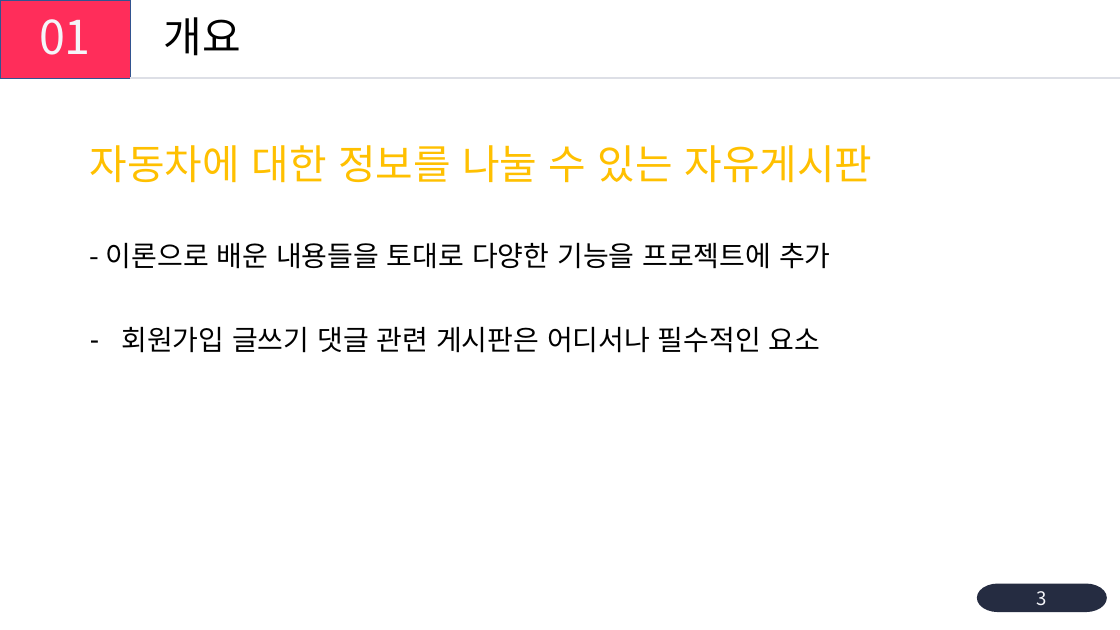
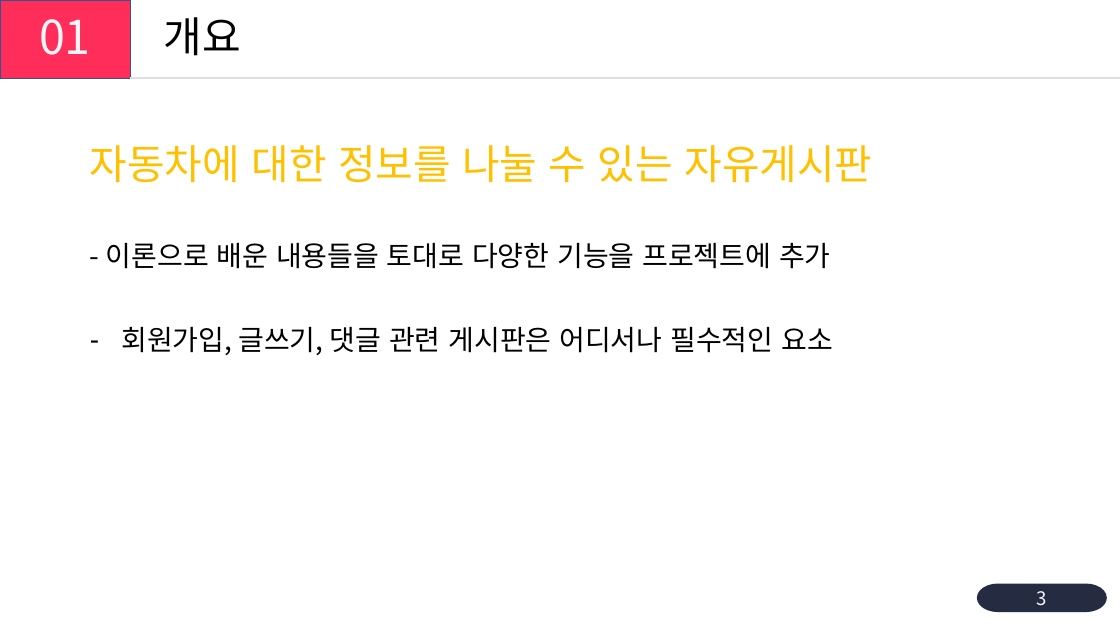
Before and after one commit to zenithmoon22/vboard, a slide deck: slide 3 of Car Story 게시판_포트폴리오.pptx. Drawn at 1120x630 pixels with LibreOffice and Linux fonts; fonts in the diff are those of the drawing. Boxes give left, top, right and bottom in pixels: in the first picture for what was removed or moved away, otherwise in the second. Text is boxed around its words. In the diff, an @@ line names an element or a change of style, - is before the commit and + after.

```diff
--- a/Car Story 게시판_포트폴리오.pptx
+++ b/Car Story 게시판_포트폴리오.pptx
@@ text at [121, 326, 833, 355]: text changed @@
-– 회원가입 글쓰기 댓글 관련 게시판은 어디서나 필수적인 요소
+– 회원가입, 글쓰기, 댓글 관련 게시판은 어디서나 필수적인 요소
```
Also in this commit, not shown: 6 other slides changed, 16 other files.
